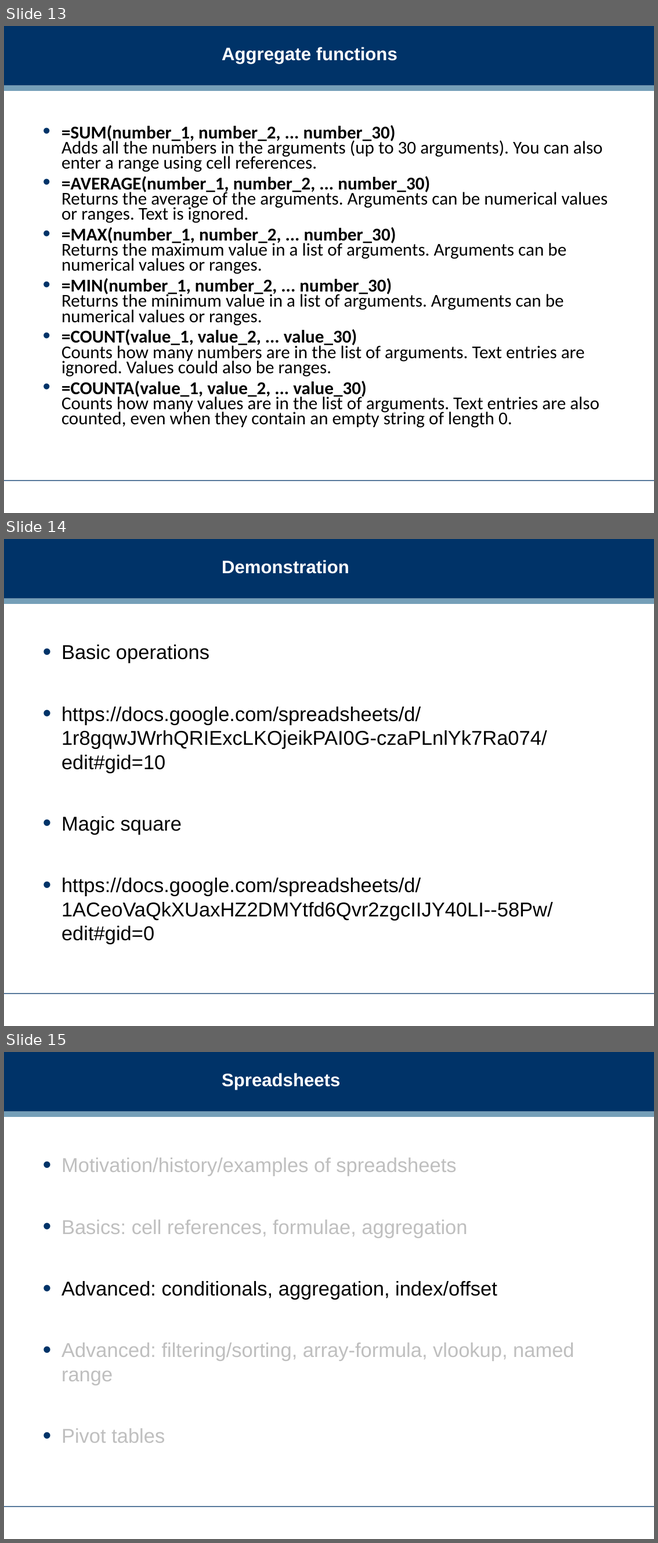
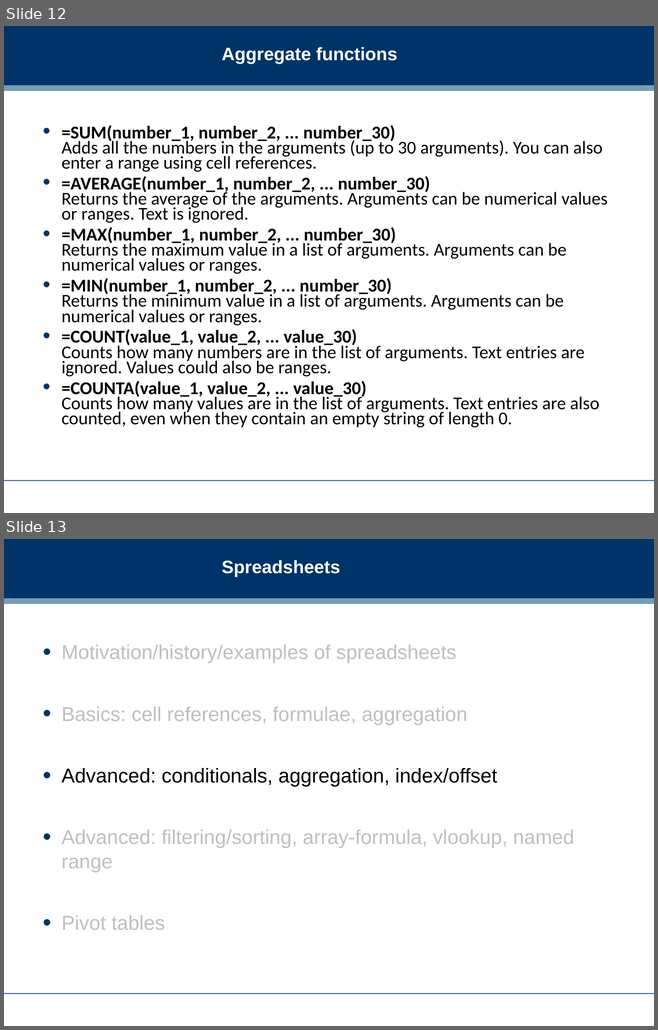
Before and after one commit to dreamind/ix, a slide deck: lectures/spreadsheet/spreadsheet.ppt. Shown one above the other, each under a label of ours: slides 13, 14 and 15 before the commit, slides 12 and 13 after it. The pictures are 658x1543 and 658x1030 pixels, drawn with LibreOffice and Linux fonts; fonts in the diff are those of the drawing; background and template pictures are left out. Boxes give left, top, right and bottom in pixels: in the first picture for what was removed or moved away, otherwise in the second. Text is boxed around its words. In the diff, an @@ line names an element or a change of style, - is before the commit and + after.

Commit message:
Unpublishing spreadsheet demos (wrong links used)

```diff
--- a/lectures/spreadsheet/spreadsheet.ppt
+++ b/lectures/spreadsheet/spreadsheet.ppt
@@ slide 14 removed at <box>4,539,654,1026</box>, background #FFFFFF; not listed: 3 template elements that a slide beside it also shows @@
@@ title removed at <box>221,560,349,574</box> @@
-Demonstration
@@ text removed at <box>61,645,553,944</box> @@
-• Basic operations
-• https://docs.google.com/spreadsheets/d/1r8gqwJWrhQRIExcLKOjeikPAI0G-czaPLnlYk7Ra074/edit#gid=10
-• Magic square
-• https://docs.google.com/spreadsheets/d/1ACeoVaQkXUaxHZ2DMYtfd6Qvr2zgcIIJY40LI--58Pw/edit#gid=0
@@ what was slide 13 is now slide 12 @@
@@ what was slide 15 is now slide 13 @@
```
Also in this commit, not shown: 3 other slides removed.
